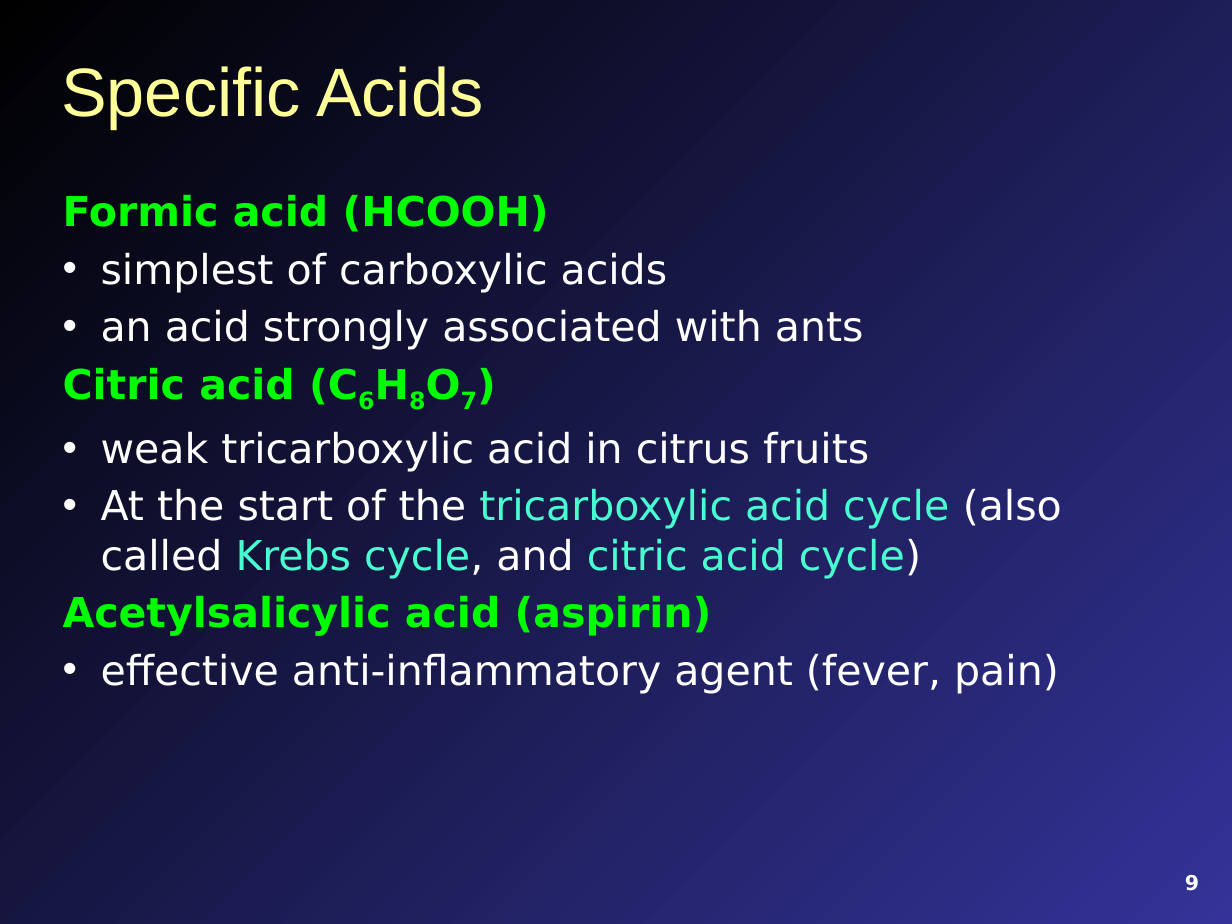
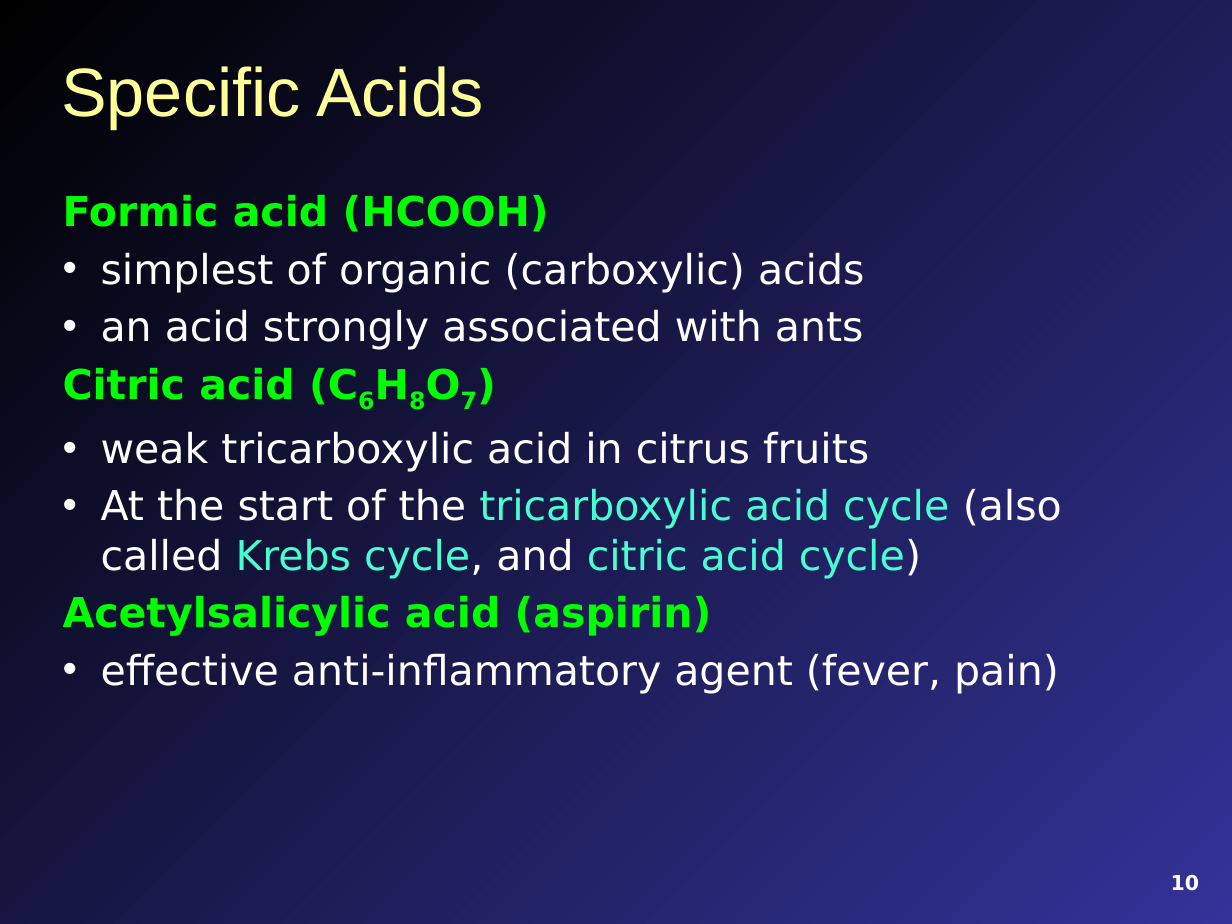
Before and after one commit to profmitch/profmitch.github.io, a slide deck: slide 10 of Teaching/Chemistry/Lecture Slides/FCC Chem 3A Chap 12 Content.pptx (slide 9 before the commit). Drawn at 1232x924 pixels with LibreOffice and Linux fonts; fonts in the diff are those of the drawing. Boxes give left, top, right and bottom in pixels: in the first picture for what was removed or moved away, otherwise in the second. Text is boxed around its words. In the diff, an @@ line names an element or a change of style, - is before the commit and + after.

```diff
--- a/Teaching/Chemistry/Lecture Slides/FCC Chem 3A Chap 12 Content.pptx
+++ b/Teaching/Chemistry/Lecture Slides/FCC Chem 3A Chap 12 Content.pptx
@@ text at [101, 252, 864, 293]: text changed @@
-• simplest of carboxylic acids
+• simplest of organic (carboxylic) acids
@@ page number at [1171, 875, 1199, 891]: text changed @@
-9
+10
```
Also in this commit, not shown: 3 other slides changed, 2 slides added, 1 slide removed, 14 other files.
